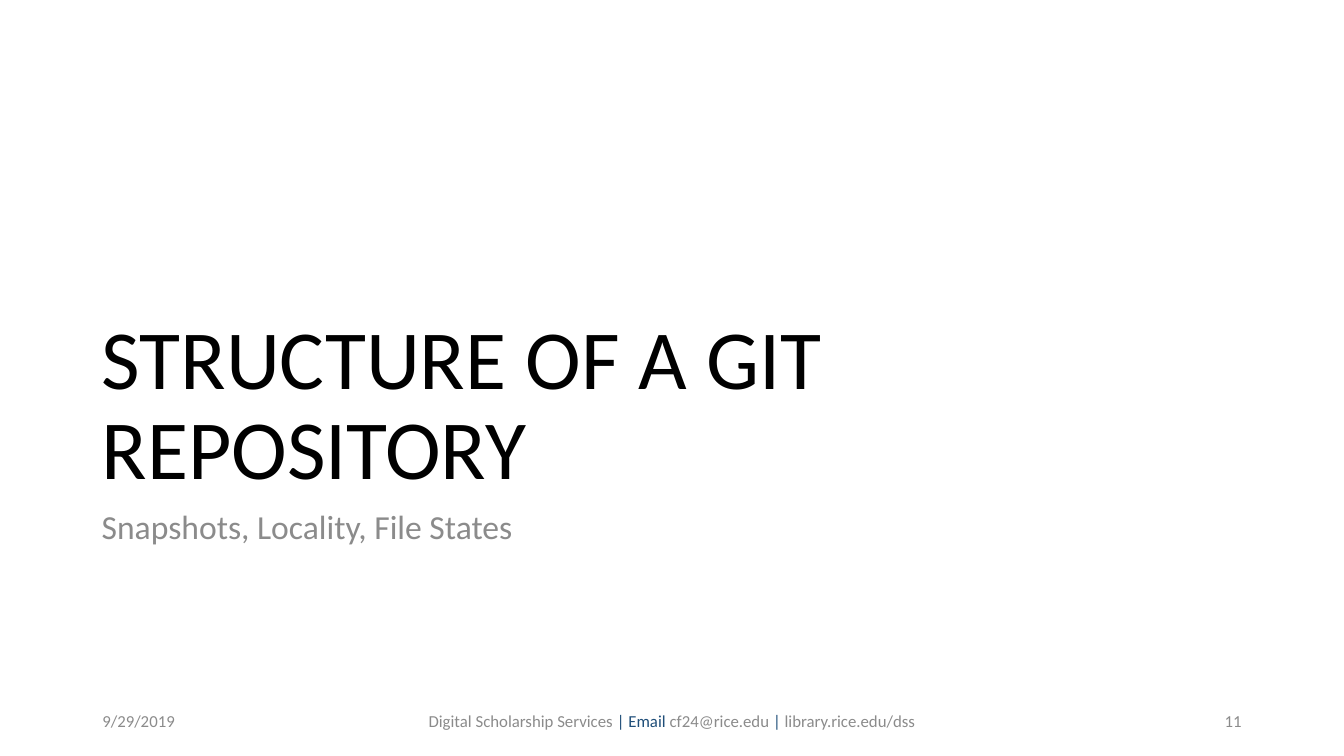
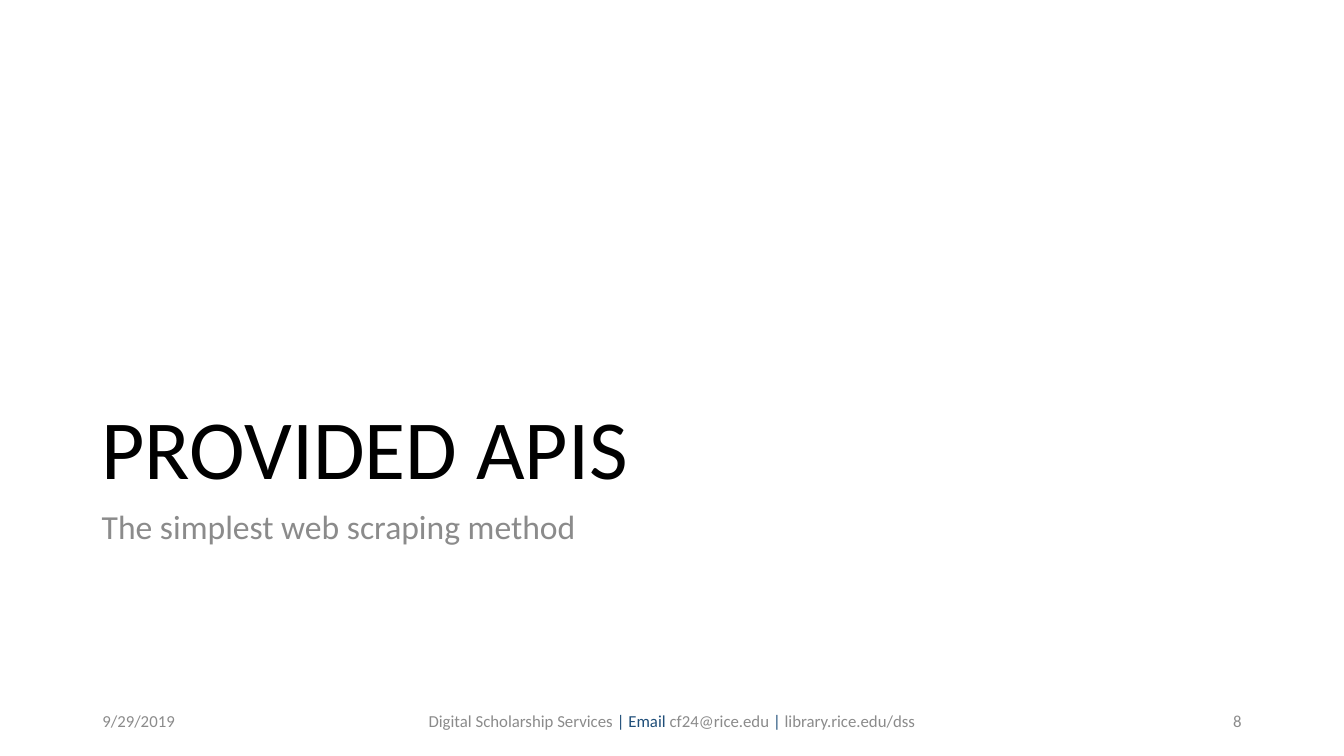
Before and after one commit to bakitybacon/rice-data-and-donuts, a slide deck: slide 8 of webscraping/Web Scraping in Python.pptx (slide 11 before the commit). Drawn at 1344x756 pixels with LibreOffice and Linux fonts; fonts in the diff are those of the drawing; background and template pictures are left out. Boxes give left, top, right and bottom in pixels: in the first picture for what was removed or moved away, otherwise in the second. Text is boxed around its words. In the diff, an @@ line names an element or a change of style, - is before the commit and + after.

```diff
--- a/webscraping/Web Scraping in Python.pptx
+++ b/webscraping/Web Scraping in Python.pptx
@@ text at (102,424,628,480): text changed @@
-STRUCTURE OF A GIT REPOSITORY
+PROVIDED APIS
@@ text at (102,515,576,545): text changed @@
-Snapshots, Locality, File States
+The simplest web scraping method
@@ page number at (1233,715,1241,727): text changed @@
-11
+8
```
Also in this commit, not shown: 9 other slides changed, 3 slides added, 60 slides removed.
